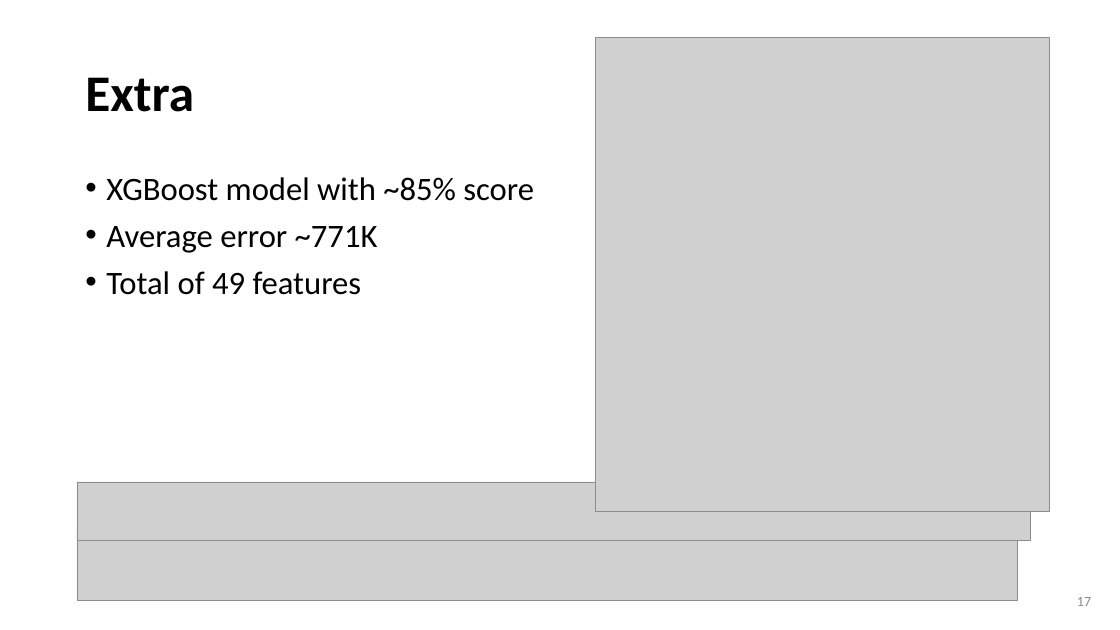
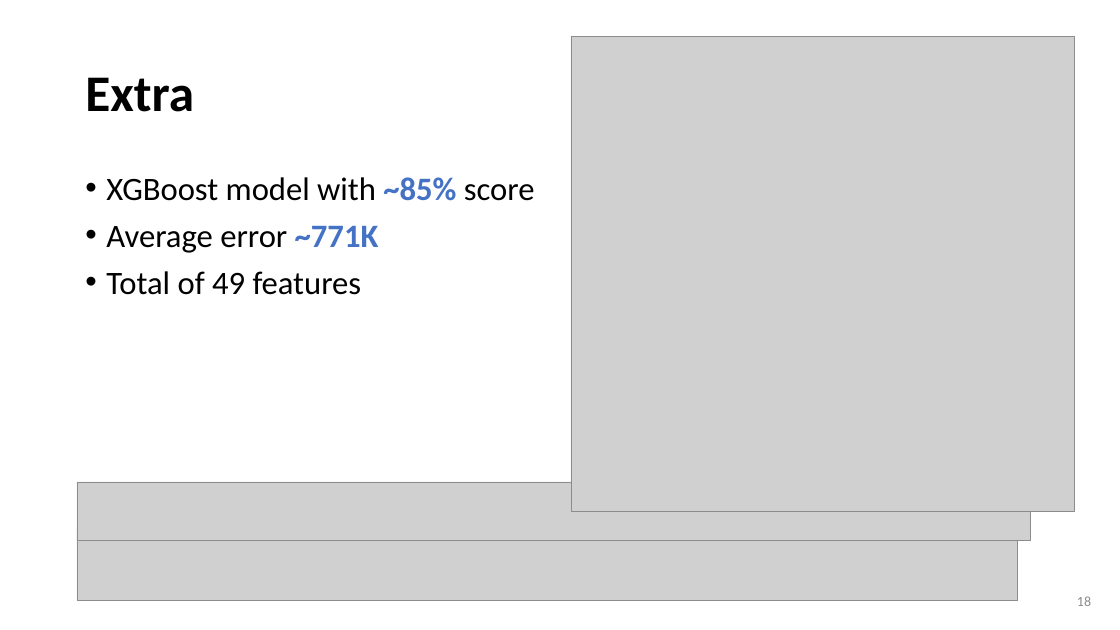
Before and after one commit to wtwwitt/project_2_bangkok_housing_price, a slide deck: slide 18 of presentation/Bangkok Housing Price Prediction for buyers and sellers.pptx (slide 17 before the commit). Drawn at 1120x630 pixels with LibreOffice and Linux fonts; fonts in the diff are those of the drawing; grey boxes stand for pictures. Boxes give left, top, right and bottom in pixels: in the first picture for what was removed or moved away, otherwise in the second. Text is boxed around its words. In the diff, an @@ line names an element or a change of style, - is before the commit and + after.

```diff
--- a/presentation/Bangkok Housing Price Prediction for buyers and sellers.pptx
+++ b/presentation/Bangkok Housing Price Prediction for buyers and sellers.pptx
@@ picture: place and size @@
-picture at (596, 38, 1050, 512)
+picture at (571, 36, 1075, 512)
@@ text at (106, 177, 535, 253): text colour #000000 to #4472C4, bold on in "~85%", "~771K" @@
@@ page number at (1077, 596, 1091, 606): text changed @@
-17
+18
```
Also in this commit, not shown: 8 other slides changed, 1 slide added, 3 other files.
